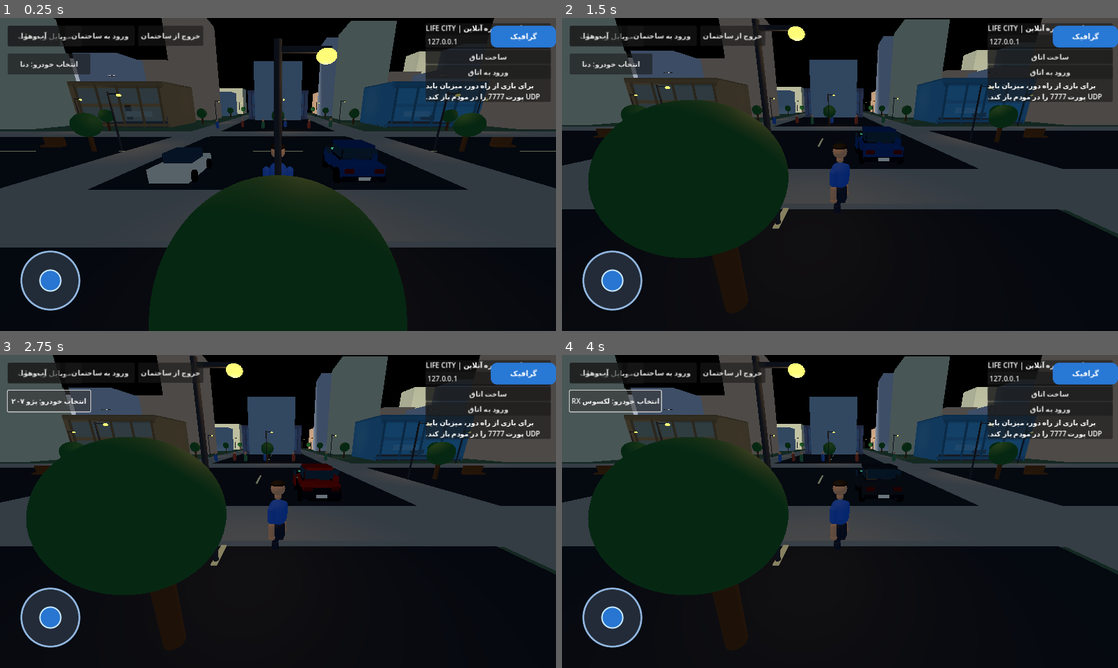
Above: before the commit, frames 1-4 (two rows, left to right).
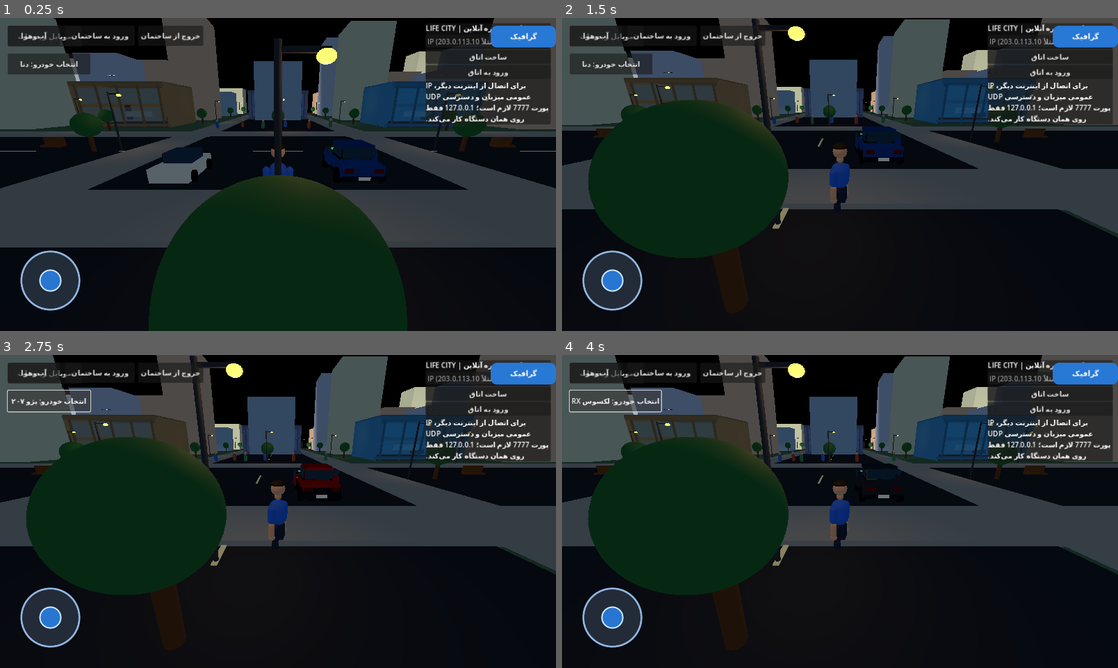
Above: after the commit, the same moments.

Repository: LifeCity2026Game/CITY
Game: Godot game, scene res://scenes/main.tscn
Two runs of this game, one before a commit and one after it. Both use one fixed random seed, a clock stepped at 60 frames per second and the inputs below.
Inputs (mouse positions are in pixels of both pictures, inside the frame that each line leads up to):
- Up to frame 1 (0.25 s): no input
- Up to frame 2 (1.5 s): drag from (612, 280) to (895, 105) at 0.52 s; drag from (728, 190) to (812, 237) at 1.27 s
- Up to frame 3 (2.75 s): click "انتخاب خودرو: دنا" at 2 s
- Up to frame 4 (4 s): click "انتخاب خودرو: پژو ۲۰۷" at 2.75 s; click "انتخاب خودرو: لندکروزر" at 3.5 s

The runs differ from the first frame. In frame 1, 1.8% of the frame differs, in the area x 76-99%, y 6-34%; in frame 2, 1.8%; in frame 3, 1.8%; in frame 4, 1.8%.

Commit message:
Clarify public IP and UDP requirements for remote multiplayer

Diff:
--- a/scripts/network_manager.gd
+++ b/scripts/network_manager.gd
@@ -148,8 +148,8 @@
 	layout.add_child(title)
 	var address := LineEdit.new()
 	address.name = "HostAddress"
-	address.placeholder_text = "IP میزبان"
-	address.text = "127.0.0.1"
+	address.placeholder_text = "IP عمومی میزبان (مثلاً 203.0.113.10)"
+	address.text = ""
 	layout.add_child(address)
 	var host := Button.new()
 	host.text = "ساخت اتاق"
@@ -161,7 +161,7 @@
 	layout.add_child(join)
 	var status := Label.new()
 	status.name = "NetworkStatus"
-	status.text = "برای بازی از راه دور، میزبان باید UDP پورت 7777 را در مودم باز کند."
+	status.text = "برای اتصال از اینترنت دیگر، IP عمومی میزبان و دسترسی UDP پورت 7777 لازم است؛ 127.0.0.1 فقط روی همان دستگاه کار می‌کند."
 	status.autowrap_mode = TextServer.AUTOWRAP_WORD_SMART
 	layout.add_child(status)
 	status_changed.connect(func(message: String): status.text = message)
